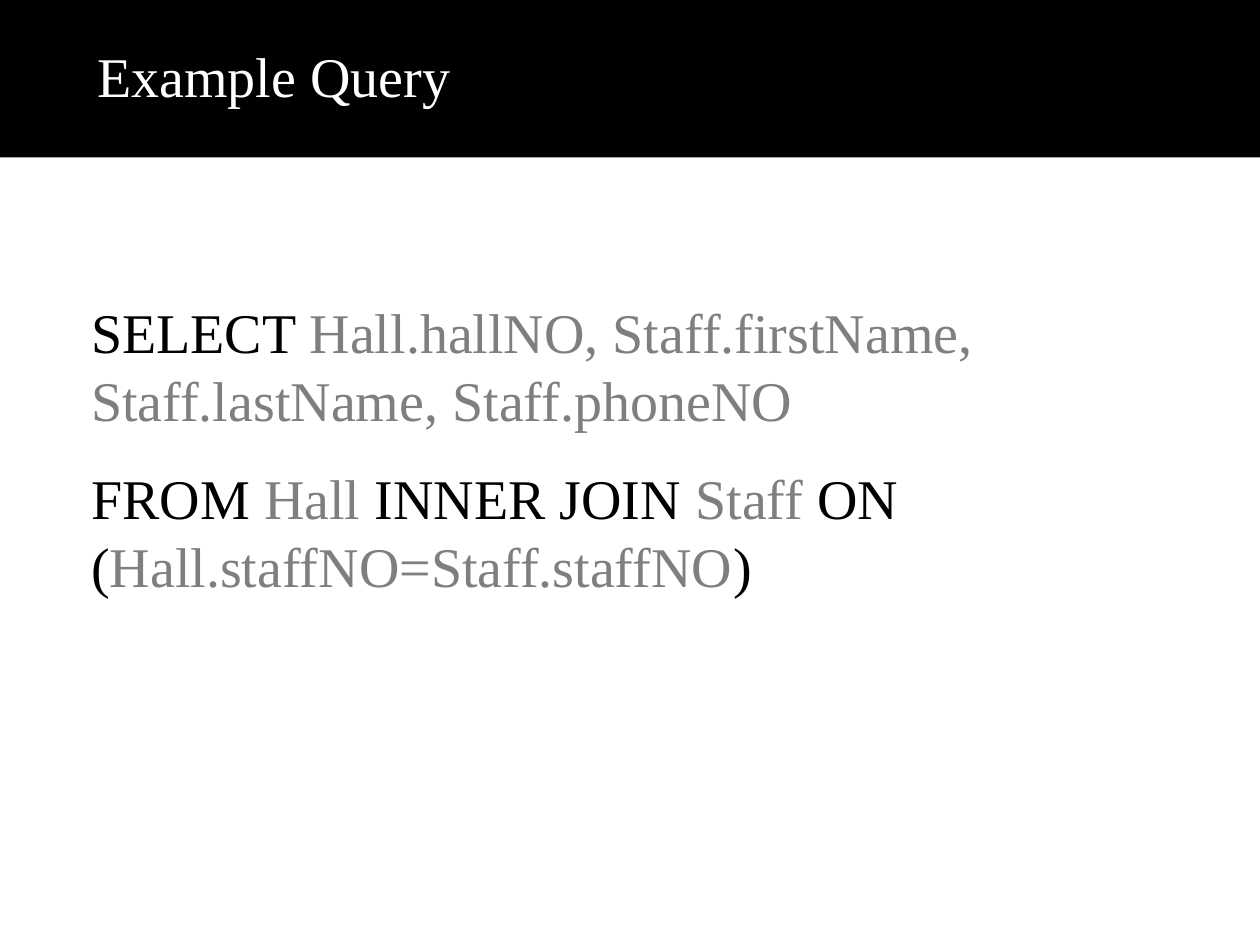
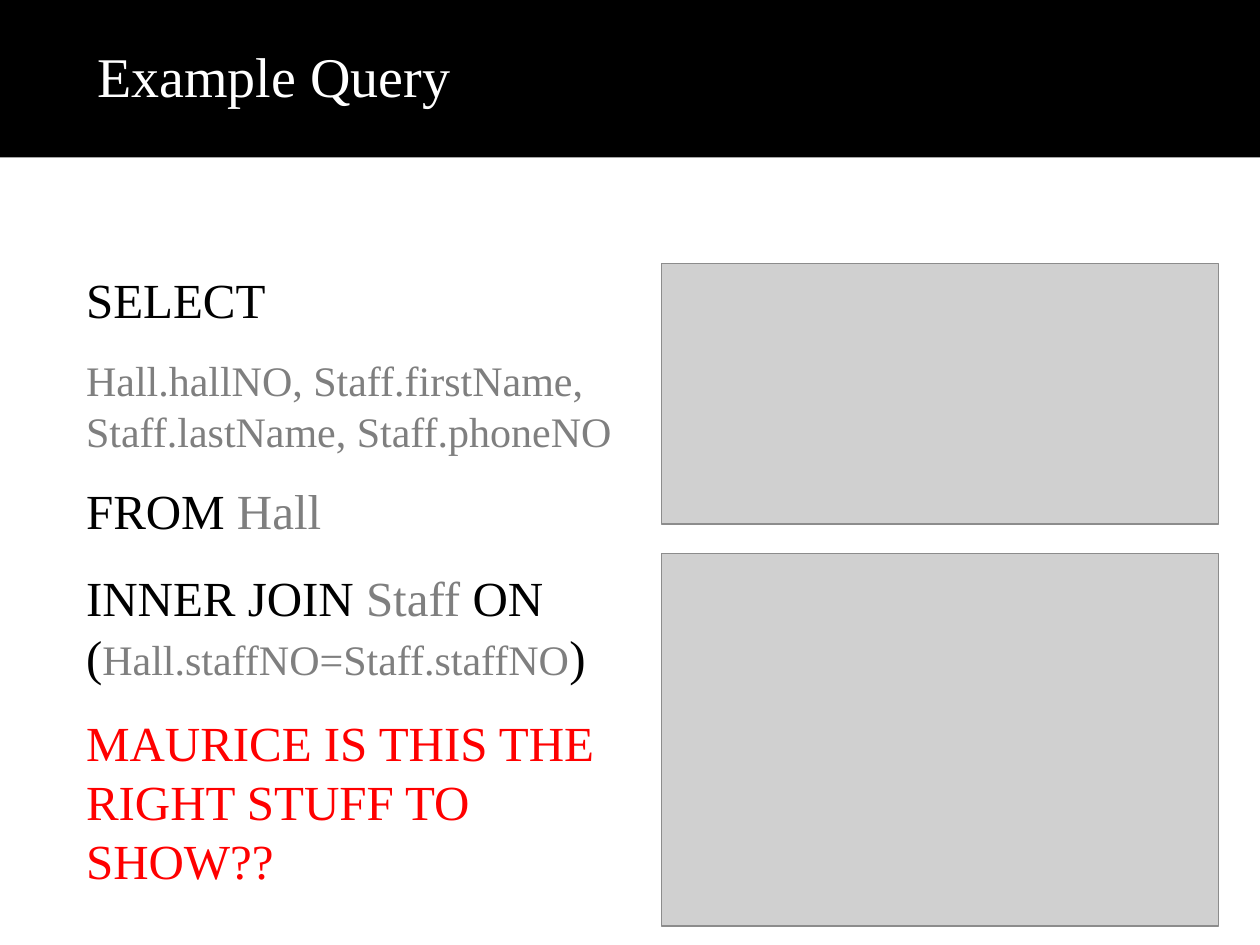
Before and after one commit to mothepro/University-Database, a slide deck: slide 5 of extras/Poon Tycoon Inc..ppt (slide 4 before the commit). Drawn at 1260x945 pixels with LibreOffice and Linux fonts; fonts in the diff are those of the drawing; grey boxes stand for pictures; background and template pictures are left out. Boxes give left, top, right and bottom in pixels: in the first picture for what was removed or moved away, otherwise in the second. Text is boxed around its words. In the diff, an @@ line names an element or a change of style, - is before the commit and + after.

Commit message:
right version of ppt added

```diff
--- a/extras/Poon Tycoon Inc..ppt
+++ b/extras/Poon Tycoon Inc..ppt
@@ picture added at <box>662,263,1218,524</box> @@
@@ text at <box>86,285,612,880</box>: text changed; size 32 to 24 pt @@
-SELECT Hall.hallNO, Staff.firstName, Staff.lastName, Staff.phoneNO
-FROM Hall INNER JOIN Staff ON (Hall.staffNO=Staff.staffNO)
+SELECT
+Hall.hallNO, Staff.firstName, Staff.lastName, Staff.phoneNO
+FROM Hall
+INNER JOIN Staff ON (Hall.staffNO=Staff.staffNO)
+MAURICE IS THIS THE RIGHT STUFF TO SHOW??
@@ picture added at <box>662,554,1218,926</box> @@
```
Also in this commit, not shown: 1 other slide changed, 1 slide added.
